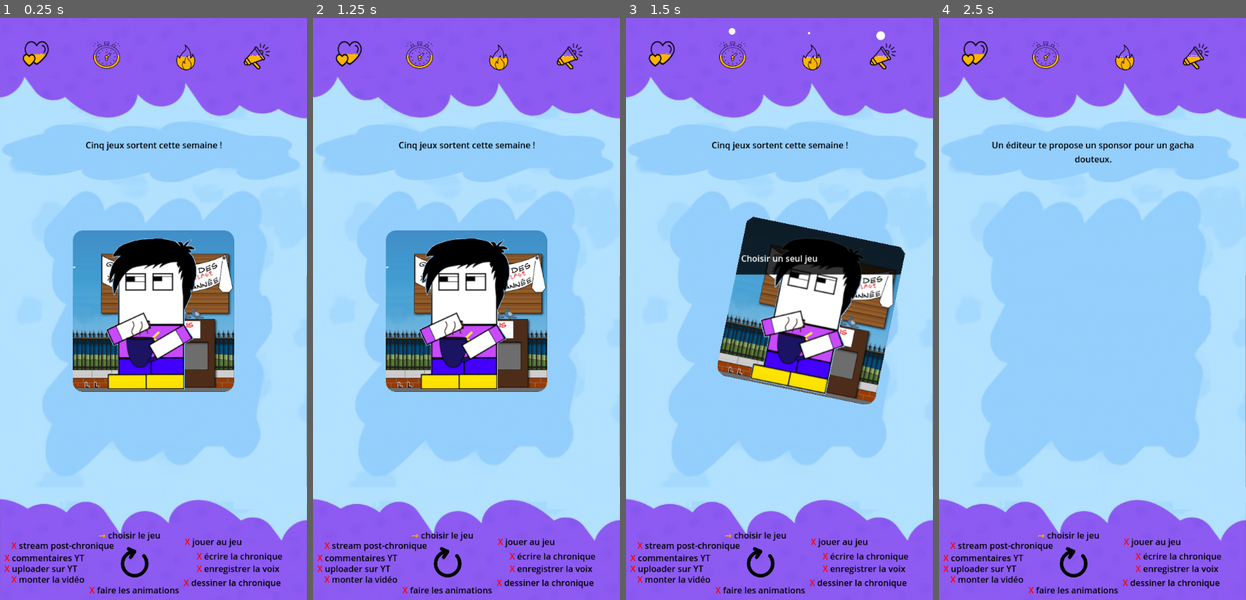
Above: before the commit, frames 1-4 (left to right).
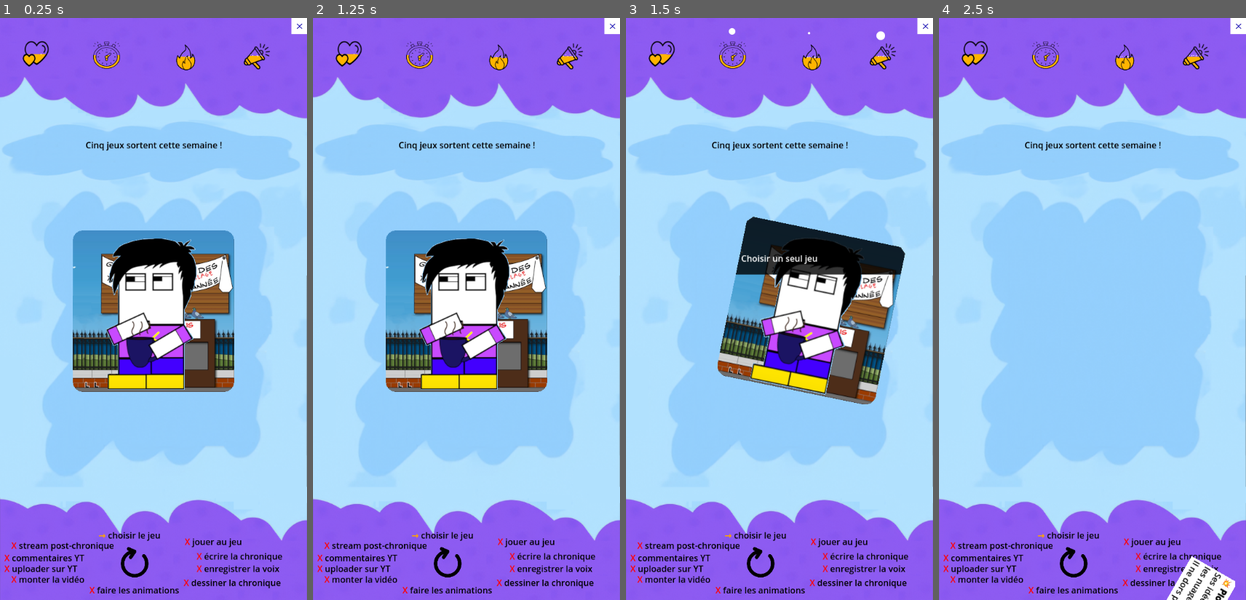
Above: after the commit, the same moments.

Repository: naparuba/plouf
Game: Godot game, scene res://Main.tscn
Same seed, same stepped clock (60 frames per second), same inputs: the game is played once before the commit and once after it.
Inputs (mouse positions are in pixels of both pictures, inside the frame that each line leads up to):
- Up to frame 1 (0.25 s): no input
- Up to frame 2 (1.25 s): tap Enter at 0.5 s; move the mouse to (534, 279) at 0.52 s; click (534, 279) at 0.67 s
- Up to frame 3 (1.5 s): tap Space at 1.25 s; drag from (718, 338) to (764, 425) at 1.27 s
- Up to frame 4 (2.5 s): move the mouse to (1123, 180) at 2.02 s; click (1123, 180) at 2.17 s

The runs differ from the first frame. In frame 1, 0.1% of the frame differs, in the area x 94-100%, y 0-3%; in frame 2, 0.1%; in frame 3, 0.1%; in frame 4, 1.7%, in the area x 17-100%, y 0-100%.

Commit message:
Enh: add endings, now need to update images :)

Diff:
--- a/Main.tscn
+++ b/Main.tscn
@@ -13,6 +13,7 @@
 [ext_resource type="Shader" path="res://shaders/progress.gdshader" id="7_w23tw"]
 [ext_resource type="PackedScene" uid="uid://dqd306sitp07o" path="res://CardDeck.tscn" id="11_dmsid"]
 [ext_resource type="Texture2D" uid="uid://baufukimmj7ar" path="res://images/circle.png" id="12_7j1ur"]
+[ext_resource type="Texture2D" uid="uid://d2lhpl3sw6pqc" path="res://images/on_ne_parle_pas_de_la_croix.png" id="14_k1278"]
 
 [sub_resource type="ShaderMaterial" id="ShaderMaterial_d4wxv"]
 shader = ExtResource("7_w23tw")
@@ -251,12 +252,6 @@
 offset_right = 71.0
 offset_bottom = 20.0
 
-[node name="LabelGameOver" type="Label" parent="."]
-offset_left = 264.0
-offset_top = 508.0
-offset_right = 456.0
-offset_bottom = 585.0
-
 [node name="Objectives" type="Node2D" parent="."]
 position = Vector2(21, 967)
 
@@ -368,3 +363,8 @@
 offset_right = 573.0
 offset_bottom = 375.0
 text = "TEXTE EXPLICATIF B"
+
+[node name="cross" type="Sprite2D" parent="."]
+position = Vector2(555.75, 15.25)
+scale = Vector2(0.364198, 0.355422)
+texture = ExtResource("14_k1278")
--- a/main.gd
+++ b/main.gd
@@ -35,7 +35,6 @@
 	CRITERIA_RYTHM: 20,
 }
 
-@onready var label_game_over = $LabelGameOver
 @onready var card = $Card
 
 @onready var label_objective = $LabelObjective
@@ -57,6 +56,8 @@
 var current_problem_index = 0
 var current_problem_list = []
 var current_problem = {}
+
+var g_game_over = false  # did we win or loose the game, if so, will just exit
 
 var phases_display = {
 	"CHOOSE_CHRONIQUE_GAME" : "choisir le jeu",
@@ -98,8 +99,6 @@
 	print("Chargement du jeu de Monsieur Plouf...")
 	_load_phases()
 	_load_problems()
-
-	#_rotate_phases_randomly()   # Currently disabled, want to have the same overall logic progression
 
 	current_phase_index = 0
 	current_problem_index = 0
@@ -147,9 +146,6 @@
 	var random_idx =  randi() % messages.size()
 	return messages[random_idx]
 
-func _rotate_phases_randomly():
-	var index = randi() % phases.size()
-	phases = phases.slice(index, phases.size()) + phases.slice(0, index)
 
 # --- Gameplay
 func _initial_phase():  # only at _ready
@@ -172,6 +168,8 @@
 
 	if current_phase_index >= phases.size():
 		label_question.text = "🎉 Fin de la semaine de Monsieur Plouf !"
+		self.g_game_over = true
+		_switch_to_message_card("🎉 Fin de la semaine de Monsieur Plouf !\nFéliciation pour avoir passé une semaine dans la peau de Monsieur Plouf!\nVous pouvez relancer une partie pour voir de nouvelles cartes.")
 		return
 
 	# Get a message for the end of our phase
@@ -236,21 +234,64 @@
 	label_debug_b.text = "B: %s\n=> %s" % [problem["choice_b"], problem["outcome_b"]]
 
 
+func _validate_stats():
+	for stat in stats:
+		if stats[stat] < 0:
+			print("⚠ Stat", stat, "est hors limites :", stats[stat])
+			return {'state':'too_low', 'stat':stat}
+		if stats[stat] > MAX_STAT or true:
+			print("⚠ Stat", stat, "est hors limites :", stats[stat])
+			return {'state':'too_high', 'stat':stat}
+	return {'state':'ok', 'stat':''}
+
 # return if the phase did change
 func _apply_choice(choice: String) -> bool:
 	print("→ Choix :", choice)
 	_apply_stats_consequences(current_problem, choice)
 	_reset_possible_impacts()  # hide the old impact if shown, as the choice did change
 
-	if not _validate_stats():
-		label_game_over.text = "💥 Game Over! Stats invalides"
-		label_game_over.visible = true
-		return false
+	var r = _validate_stats()
+	if r['state'] != 'ok':
+		var _bad_stat = r['stat']
+		var error = r['state']
+		var _err = "💥 Game Over! "+_bad_stat+ " is "+error
+		var img_path = ''
+		match _bad_stat:
+			CRITERIA_FLOW:
+				if error == 'too_low':
+					_err = "💥 [b]Page Blanche[/b]!\nIl regarde son écran depuis 7h, mais rien ne vient."
+					img_path = 'FLOW_TOO_LOW'
+				else:
+					_err = "💥 [b]Plouf en feu[/b]!\nSes idées l'ont dévoré. Il chronique les nuages et intérupteurs.\nIl ne dors plus, il [i]crée[/i]."
+					img_path = 'FLOW_TOO_HIGH'
+			CRITERIA_FAMILLY_LIFE:
+				if error == 'too_low':
+					_err = "💥 [b]Papa, c'est qui lui?[/b]!\nSa fille ne le reconnait plus."
+					img_path = 'FAMILLY_LIFE_TOO_LOW'
+				else:
+					_err = "💥 [b]PloufFamille VLog[/b]!\nIl a renommé sa chaine Youtube. Il ne parle désormais que de tuto pour faire des slimes."
+					img_path = 'FAMILLY_LIFE_TOO_HIGH'
+			CRITERIA_VISIBILITY:
+				if error == 'too_low':
+					_err = "💥 [b]Le grand silence[/b]!\nMême l'algorithme de Youtube l'a oublié."
+					img_path = 'VISIBILITY_TOO_LOW'
+				else:
+					_err = "💥 [b]Influenceur[/b]!\nMacDo, Nike et même [i]UbiSoft[/i]: tout le monde veut sponsoriser Plouf!."
+					img_path = 'VISIBILITY_TOO_HIGH'
+			CRITERIA_RYTHM:
+				if error == 'too_low':
+					_err = "💥 [b]Plouf fusionne avec sa chaise[/b]!\nIl fait parti du fauteuil\nTwitch a mis le tag 'objet inanimé' sur son live."
+					img_path = 'RYTHM_TOO_LOW'
+				else:
+					_err = "💥 [b]Productivité terminale[/b]!\nUne vidéo toutes les heures. Il ne voit plus les saisons passer. Il [i]est[/i] le contenu."
+					img_path = 'RYTHM_TOO_HIGH'
+		g_game_over = true
+		_err = '[bgcolor=grey][color=black]' + _err + '[/color][/bgcolor]'
+		_switch_to_gameover_card(_err, 'Arg, une autre semaine peut être...', img_path)
+		return true  # simulate like if we did change state, as we move to the end game
 
 	var did_change_phase = _load_next_problem()
 	return did_change_phase
-
-
 
 
 func _get_choice_stat(choice, stat):
@@ -300,17 +341,10 @@
 				stat_bars[CRITERIA_VISIBILITY].value = stat_pct
 				var sprite = $Visibility/ProgressSprite
 				_change_progress_sprite(sprite, stat_pct_float_1)
-
-
 	print("📊 Stats :", stats)
 
 
-func _validate_stats():
-	for stat in stats:
-		if stats[stat] < 0 or stats[stat] > MAX_STAT:
-			print("⚠ Stat", stat, "est hors limites :", stats[stat])
-			return false
-	return true
+
 
 
 func _update_possible_impacts(choice):
@@ -348,6 +382,12 @@
 	card_deck.set_card_data(null, img, "OK", "OK", message)
 
 
+func _switch_to_gameover_card(message:String, swipe_message:String, img_path : String):
+	var img = load("res://images/"+img_path+".png")
+	g_is_in_card_message = true
+	print('Display message card: ', message)
+	card_deck.set_card_data(null, img, swipe_message, swipe_message, message)
+
 func _get_current_card_textures() -> Dictionary:
 	var character_path = current_problem.get("character_img_id", "PLOUF")+'.png'  # fallback
 	var character_texture = load("res://images/%s" % character_path)
@@ -360,6 +400,12 @@
 func on_swipe_choice(direction: String):
 	if g_is_in_card_message:  # we have a return from a message card, just show the next problem
 		g_is_in_card_message = false  # no more a message
+
+		if g_game_over: # we did finish, just close the game currently
+			OS.shell_open("https://www.youtube.com/@MonsieurPlouf")
+			self.get_tree().quit()  # Bye bye
+			return
+
 		_display_problem_after_phase_change()
 		return
 
Not shown: 1 places in Main.tscn that only renumber resources
Binary file added: images/FAMILLY_LIFE_TOO_HIGH.png
Binary file added: images/FAMILLY_LIFE_TOO_LOW.png
Binary file added: images/FLOW_TOO_HIGH.png
Binary file added: images/FLOW_TOO_LOW.png
Binary file added: images/RYTHM_TOO_HIGH.png
Binary file added: images/RYTHM_TOO_LOW.png
Binary file added: images/VISIBILITY_TOO_HIGH.png
Binary file added: images/VISIBILITY_TOO_LOW.png
Binary file added: images/on_ne_parle_pas_de_la_croix.png
